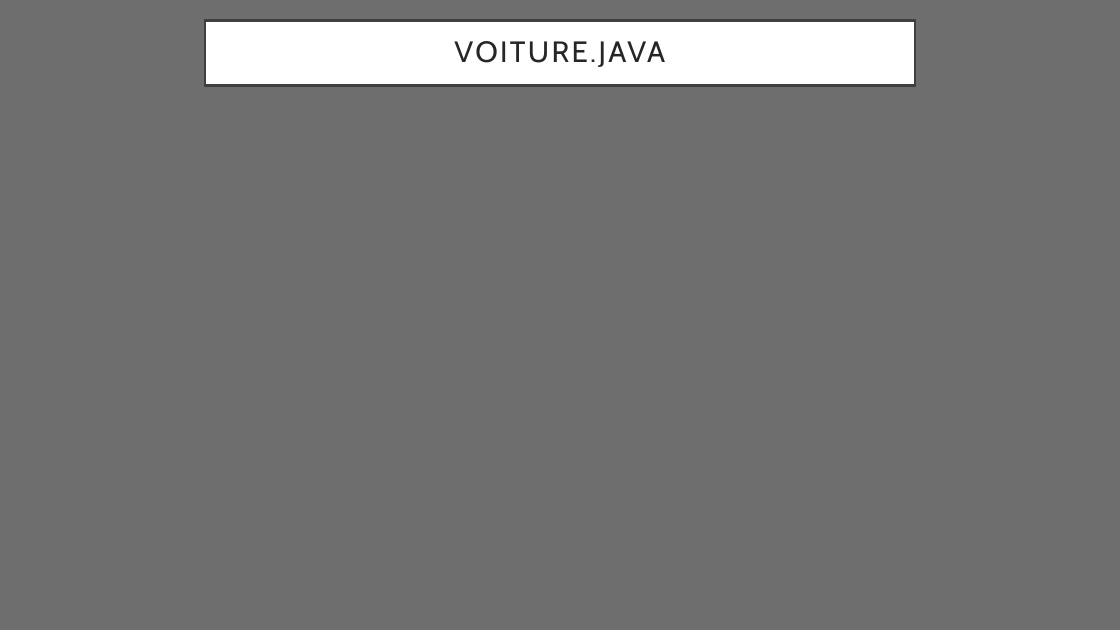
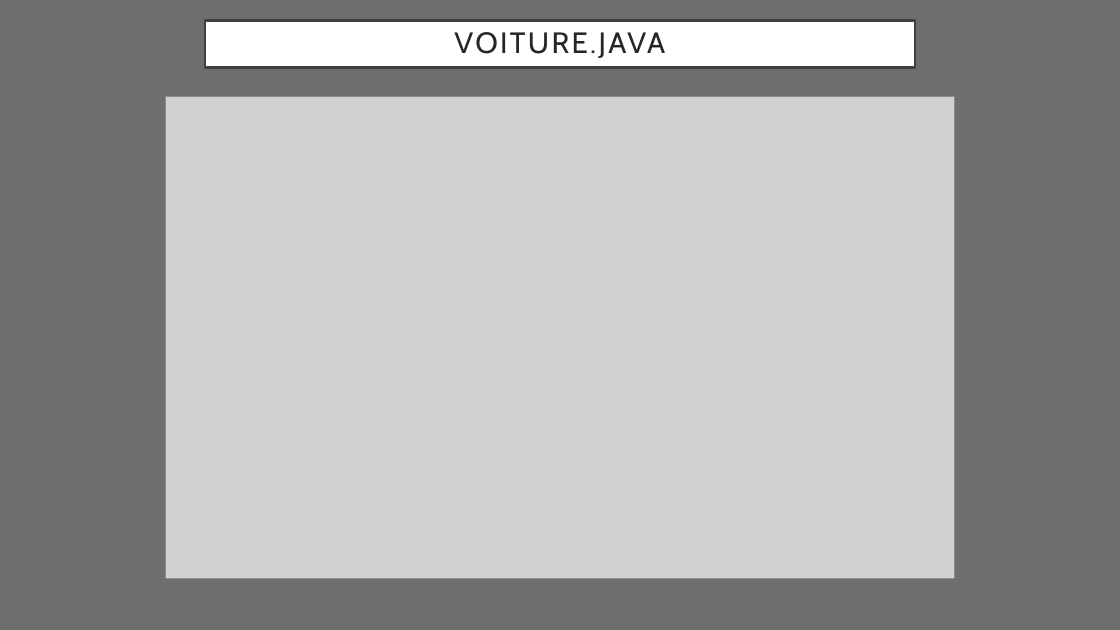
Before and after one commit to RePloZ/Java-Projet-B1, a slide deck: slide 4 of pwprojetG.pptx. Drawn at 1120x630 pixels with LibreOffice and Linux fonts; fonts in the diff are those of the drawing; grey boxes stand for pictures. Boxes give left, top, right and bottom in pixels: in the first picture for what was removed or moved away, otherwise in the second. Text is boxed around its words. In the diff, an @@ line names an element or a change of style, - is before the commit and + after.

```diff
--- a/pwprojetG.pptx
+++ b/pwprojetG.pptx
@@ title "VOITURE.JAVA" resized from (x1=205, y1=20, x2=915, y2=86) to (x1=205, y1=20, x2=915, y2=67) @@
@@ picture added at (x1=166, y1=97, x2=954, y2=579) @@
```
Also in this commit, not shown: 1 other slide changed, 1 slide added.
